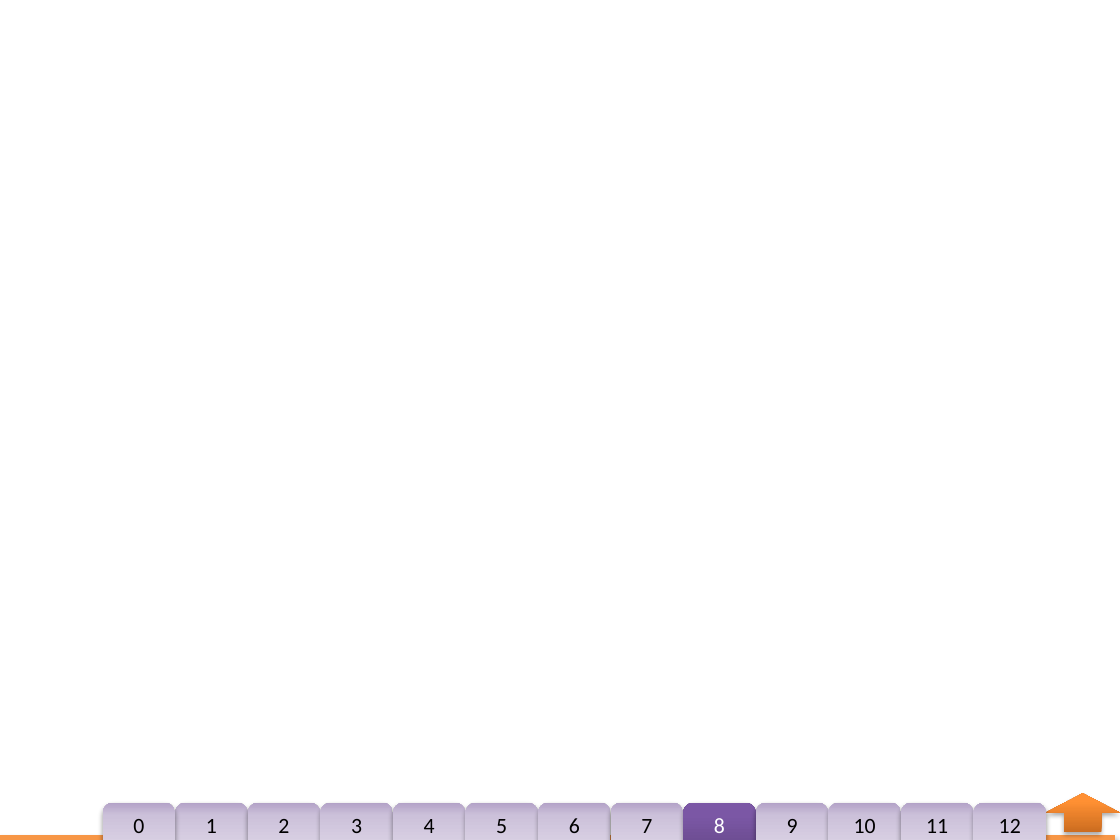
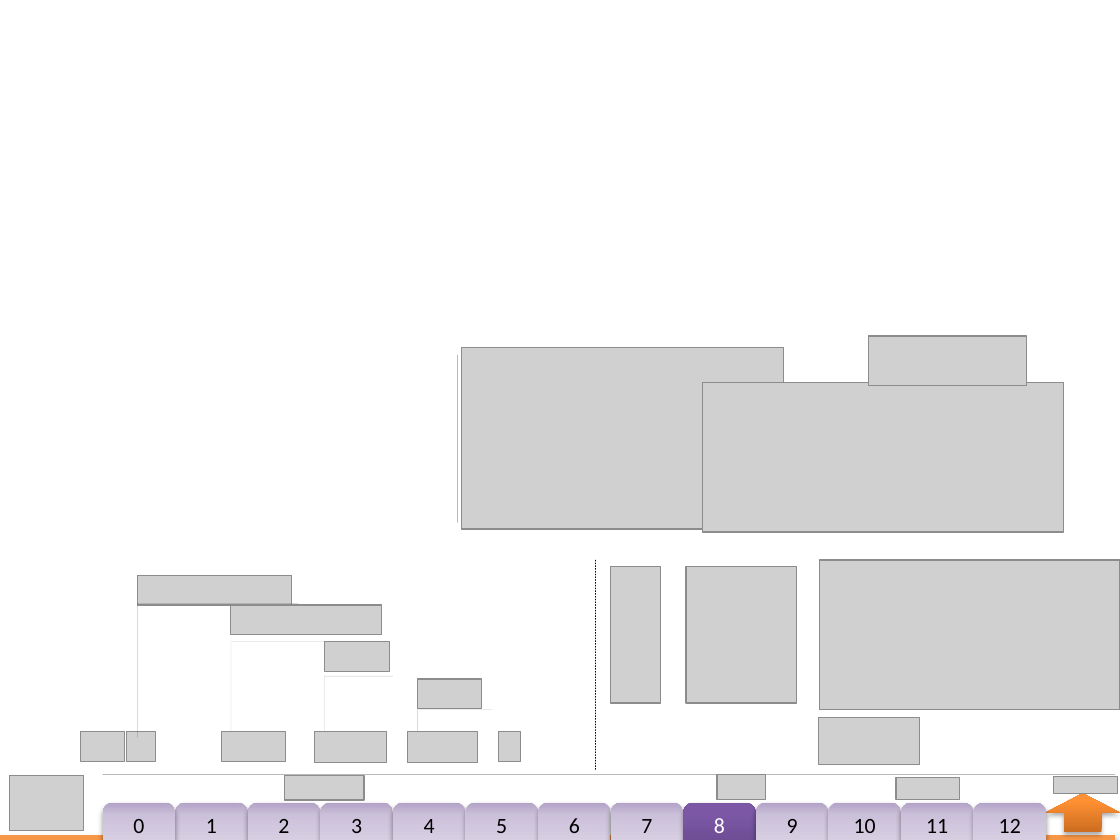
Before and after one commit to andkov/Multilevel-models-of-NLSY-97-religion-data, a slide deck: slide 13 of Models/ISE_NLSY97_Religion/ISE_NLSY97_Religion.pptx (slide 12 before the commit). Drawn at 1120x840 pixels with LibreOffice and Linux fonts; fonts in the diff are those of the drawing; grey boxes stand for pictures; background and template pictures are left out. Boxes give left, top, right and bottom in pixels: in the first picture for what was removed or moved away, otherwise in the second. Text is boxed around its words. In the diff, an @@ line names an element or a change of style, - is before the commit and + after.

```diff
--- a/Models/ISE_NLSY97_Religion/ISE_NLSY97_Religion.pptx
+++ b/Models/ISE_NLSY97_Religion/ISE_NLSY97_Religion.pptx
@@ line added from (457, 355) to (457, 523), #000000 0.25 pt @@
@@ picture added at box(461, 348, 784, 530) @@
@@ picture added at box(868, 336, 1026, 386) @@
@@ picture added at box(702, 383, 1064, 532) @@
@@ line added from (595, 560) to (595, 771), #000000 0.25 pt dashed @@
@@ picture added at box(610, 567, 661, 703) @@
@@ picture added at box(685, 567, 795, 703) @@
@@ picture added at box(820, 560, 1120, 709) @@
@@ picture added at box(138, 576, 292, 605) @@
@@ line added from (138, 604) to (138, 737), #000000 0.25 pt @@
@@ line added from (298, 604) to (138, 604), #000000 0.25 pt @@
@@ picture added at box(231, 605, 382, 634) @@
@@ line added from (231, 642) to (231, 737), #000000 0.25 pt @@
@@ line added from (381, 642) to (231, 642), #000000 0.25 pt @@
@@ picture added at box(325, 642, 390, 671) @@
@@ line added from (324, 676) to (324, 737), #000000 0.25 pt @@
@@ line added from (393, 676) to (324, 676), #000000 0.25 pt @@
@@ picture added at box(418, 679, 482, 708) @@
@@ line added from (418, 710) to (418, 737), #000000 0.25 pt @@
@@ line added from (493, 710) to (418, 710), #000000 0.25 pt @@
@@ picture added at box(819, 718, 920, 765) @@
@@ picture added at box(81, 731, 124, 760) @@
@@ picture added at box(127, 731, 156, 760) @@
@@ picture added at box(222, 731, 286, 760) @@
@@ picture added at box(315, 731, 386, 763) @@
@@ picture added at box(408, 731, 477, 763) @@
@@ picture added at box(498, 731, 520, 760) @@
@@ picture added at box(9, 775, 83, 831) @@
@@ line added from (103, 775) to (1114, 775), #000000 0.25 pt @@
@@ picture added at box(284, 775, 364, 800) @@
@@ picture added at box(717, 775, 765, 800) @@
@@ picture added at box(896, 777, 960, 799) @@
@@ picture added at box(1053, 777, 1117, 794) @@
```
Also in this commit, not shown: 13 other slides changed, 1 slide added, 2 other files.
